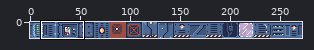
Edited in one commit: sprite sheet (src/static/Tiles.png). Above: a wide view before the commit, with the close-up outlined.
Close-up. Before the commit:
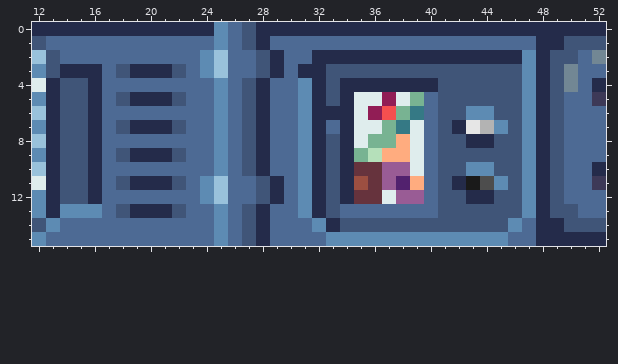
The file is 272x16 pixels. Shown: x 12..52, y 0..15.
After the commit:
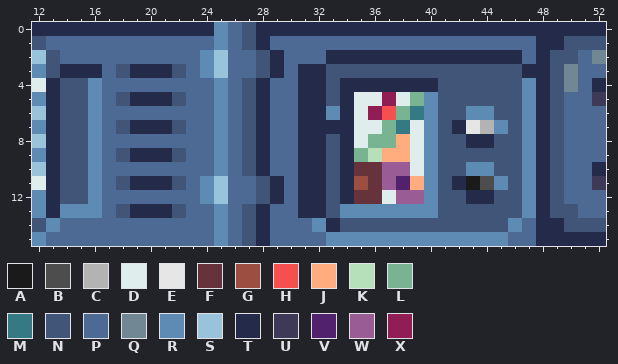
Palette (. is transparent): A #1a1a1a  B #4d4d4d  C #b3b3b3  D #dfeded  E #e6e6e6  F #66333d  G #9c4f41  H #f54f4f  J #ffac7f  K #b5e0ba  L #78b392  M #357985  N #405578  P #4d6a94  Q #728794  R #5d8bb3  S #99c2db  T #242b4a  U #3d3957  V #52216e  W #995c95  X #911d55
Difference:
y 2: x 32 T -> P; x 47 R -> P
y 3: x 47 R -> T
y 4: x 16 T -> R; x 31 R -> T
y 5: x 16 T -> R; x 31 R -> T; x 40 P -> R
y 6: x 16 T -> R; x 31 R -> T; x 33 T -> R; x 40 P -> R
y 7: x 16 T -> R; x 31 R -> T; x 33 P -> T; x 40 P -> R
y 8..12: x 16 T -> R; x 31 R -> T; x 40 P -> R
y 13: x 31 R -> T; x 34..40 PPPPPPP -> RRRRRRR
Changed places in both close-ups, as pixel boxes (x1, y1, x2, y2):
changed: (298, 50, 438, 218)
changed: (522, 50, 536, 78)
changed: (88, 78, 102, 204)
